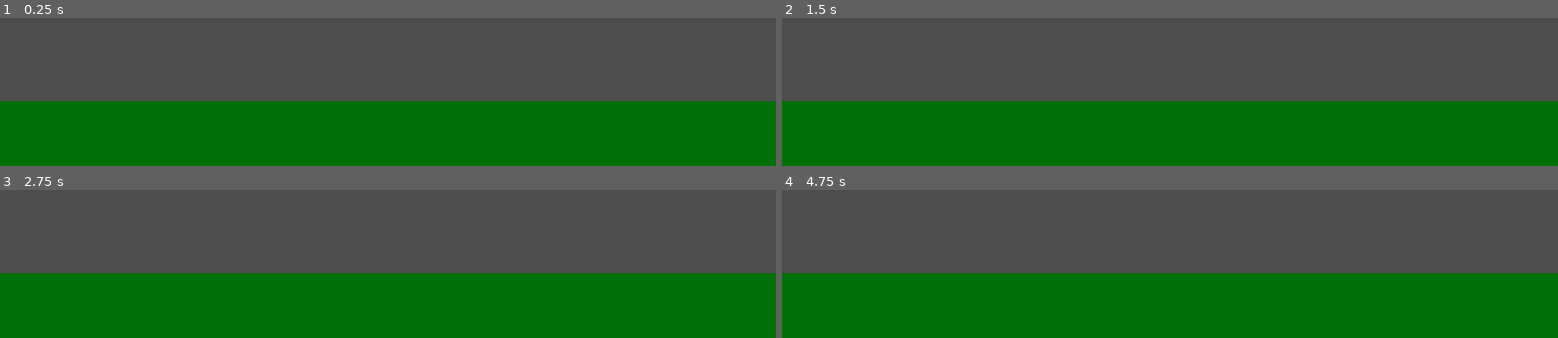
Above: before the commit, frames 1-4 (two rows, left to right).
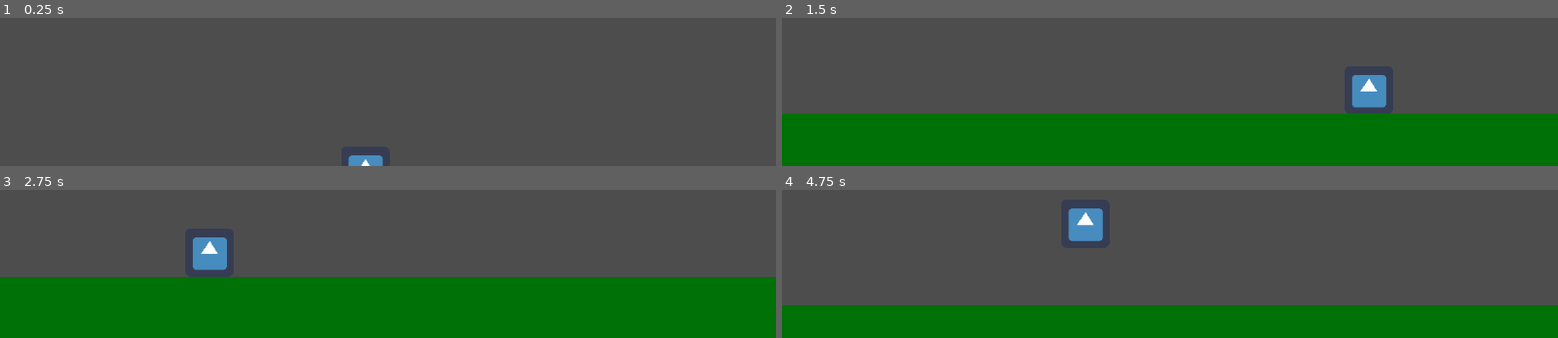
Above: after the commit, the same moments.

Repository: jorgbell/ISJ23
Game: Godot game, scene res://scenes/game/game.tscn
The game is run twice, just before and just after one commit, with the same random seed, the same clock (stepped at 60 frames per second) and the same inputs. Before the commit the project starts from res://scenes/levels/DemoScene.tscn. The engine's default icon, where the game draws it, is replaced by a stand-in: a white triangle on a blue panel in a dark square.
Inputs:
- Up to frame 1 (0.25 s): no input
- Up to frame 2 (1.5 s): hold Right (move_right) from 0.53 s (still down); tap Up (jump) at 0.77 s
- Up to frame 3 (2.75 s): tap Up (jump) at 1.52 s; release Right (move_right) at 2.03 s; hold Left (move_left) from 2.03 s (still down)
- Up to frame 4 (4.75 s): release Left (move_left) at 2.78 s; hold Right (move_right) 2.78-4.28 s; tap Up (jump) at 3.02, 3.77, 4.52 s; hold Left (move_left) from 4.28 s (still down)

The runs differ from the first frame. In frame 1, 44% of the frame differs, in the area x 0-100%, y 56-100%; in frame 2, 9.3%; in frame 3, 3.6%; in frame 4, 23%.

Commit message:
Reorganizacion arreglada?

Diff:
--- a/PlatformerController2D/project.godot
+++ b/PlatformerController2D/project.godot
@@ -11,7 +11,7 @@
 [application]
 
 config/name="PlatformerController2D"
-run/main_scene="res://scenes/levels/DemoScene.tscn"
+run/main_scene="res://scenes/game/game.tscn"
 config/features=PackedStringArray("4.1")
 config/icon="res://icon.png"
 
--- /dev/null
+++ b/PlatformerController2D/scenes/game/game.tscn
@@ -0,0 +1,10 @@
+[gd_scene load_steps=3 format=3 uid="uid://b0i8n0jk8ntow"]
+
+[ext_resource type="PackedScene" uid="uid://dgxsmq2qp3re5" path="res://scenes/world objects/character.tscn" id="1_43a2j"]
+[ext_resource type="PackedScene" uid="uid://cqfhnpb7xftpo" path="res://scenes/levels/testlevel.tscn" id="2_y3dys"]
+
+[node name="game" type="Node2D"]
+
+[node name="character" parent="." instance=ExtResource("1_43a2j")]
+
+[node name="testlevel" parent="." instance=ExtResource("2_y3dys")]
--- a/PlatformerController2D/scenes/levels/DemoScene.tscn
+++ /dev/null
@@ -1,52 +0,0 @@
-[gd_scene load_steps=4 format=3 uid="uid://cqfhnpb7xftpo"]
-
-[sub_resource type="RectangleShape2D" id="1"]
-size = Vector2(1024, 112)
-
-[sub_resource type="RectangleShape2D" id="2"]
-size = Vector2(416, 112)
-
-[sub_resource type="RectangleShape2D" id="3"]
-size = Vector2(64, 608)
-
-[node name="Main" type="Node2D"]
-
-[node name="suelo" type="StaticBody2D" parent="."]
-position = Vector2(27, 896)
-scale = Vector2(3.76, 6.81)
-
-[node name="ColorRect" type="ColorRect" parent="suelo"]
-offset_left = -520.0
-offset_top = -56.0
-offset_right = 504.0
-offset_bottom = 56.0
-color = Color(0, 0.443137, 0.027451, 1)
-
-[node name="CollisionShape2D" type="CollisionShape2D" parent="suelo"]
-position = Vector2(-8, 0)
-shape = SubResource("1")
-
-[node name="StaticBody2D2" type="StaticBody2D" parent="."]
-position = Vector2(-889, 360)
-
-[node name="ColorRect" type="ColorRect" parent="StaticBody2D2"]
-offset_left = -520.0
-offset_top = 16.0
-offset_right = -104.0
-offset_bottom = 128.0
-color = Color(0, 0.443137, 0.027451, 1)
-
-[node name="CollisionShape2D" type="CollisionShape2D" parent="StaticBody2D2"]
-position = Vector2(-312, 72)
-shape = SubResource("2")
-
-[node name="paredes" type="StaticBody2D" parent="."]
-position = Vector2(-889, 360)
-
-[node name="izq" type="CollisionShape2D" parent="paredes"]
-position = Vector2(-1044, -64)
-shape = SubResource("3")
-
-[node name="der" type="CollisionShape2D" parent="paredes"]
-position = Vector2(2813, -64)
-shape = SubResource("3")
--- /dev/null
+++ b/PlatformerController2D/scenes/levels/testlevel.tscn
@@ -0,0 +1,16 @@
+[gd_scene load_steps=3 format=3 uid="uid://cqfhnpb7xftpo"]
+
+[ext_resource type="PackedScene" uid="uid://bqwa3vy1i45b1" path="res://scenes/world objects/muros_laterales.tscn" id="1_cp3kp"]
+[ext_resource type="PackedScene" uid="uid://cvy7ktdg20kgw" path="res://scenes/world objects/default_platform.tscn" id="2_dje6n"]
+
+[node name="testlevel" type="Node2D"]
+
+[node name="muros laterales" parent="." instance=ExtResource("1_cp3kp")]
+position = Vector2(-3743, 17)
+
+[node name="muros laterales2" parent="." instance=ExtResource("1_cp3kp")]
+position = Vector2(3638, 17)
+
+[node name="default_platform" parent="." instance=ExtResource("2_dje6n")]
+position = Vector2(-47, 448)
+scale = Vector2(17.725, 3.03)
--- /dev/null
+++ b/PlatformerController2D/scenes/world objects/character.tscn
@@ -0,0 +1,29 @@
+[gd_scene load_steps=5 format=3 uid="uid://dgxsmq2qp3re5"]
+
+[ext_resource type="Script" path="res://scripts/platformer_controller.gd" id="1_bfrfb"]
+[ext_resource type="PackedScene" uid="uid://fh82gxa5sjxi" path="res://GUI.tscn" id="2_04usi"]
+[ext_resource type="Texture2D" uid="uid://di5a1pv5iuup3" path="res://icon.png" id="3_0ernn"]
+
+[sub_resource type="RectangleShape2D" id="4"]
+size = Vector2(64, 64)
+
+[node name="character" type="CharacterBody2D"]
+script = ExtResource("1_bfrfb")
+
+[node name="Camera2D" type="Camera2D" parent="."]
+position = Vector2(30, -184)
+position_smoothing_enabled = true
+position_smoothing_speed = 3.0
+drag_horizontal_enabled = true
+
+[node name="Control" parent="Camera2D" instance=ExtResource("2_04usi")]
+offset_left = -510.0
+offset_top = -298.0
+offset_right = -510.0
+offset_bottom = -298.0
+
+[node name="icon" type="Sprite2D" parent="."]
+texture = ExtResource("3_0ernn")
+
+[node name="CollisionShape2D" type="CollisionShape2D" parent="."]
+shape = SubResource("4")
--- /dev/null
+++ b/PlatformerController2D/scenes/world objects/default_platform.tscn
@@ -0,0 +1,16 @@
+[gd_scene load_steps=2 format=3 uid="uid://cvy7ktdg20kgw"]
+
+[sub_resource type="RectangleShape2D" id="2"]
+size = Vector2(416, 112)
+
+[node name="default_platform" type="StaticBody2D"]
+
+[node name="ColorRect" type="ColorRect" parent="."]
+offset_left = -208.0
+offset_top = -56.0
+offset_right = 208.0
+offset_bottom = 56.0
+color = Color(0, 0.443137, 0.027451, 1)
+
+[node name="CollisionShape2D" type="CollisionShape2D" parent="."]
+shape = SubResource("2")
--- /dev/null
+++ b/PlatformerController2D/scenes/world objects/muros_laterales.tscn
@@ -0,0 +1,10 @@
+[gd_scene load_steps=2 format=3 uid="uid://bqwa3vy1i45b1"]
+
+[sub_resource type="RectangleShape2D" id="3"]
+size = Vector2(64, 608)
+
+[node name="muros laterales" type="StaticBody2D"]
+position = Vector2(520, 360)
+
+[node name="CollisionShape2D" type="CollisionShape2D" parent="."]
+shape = SubResource("3")
